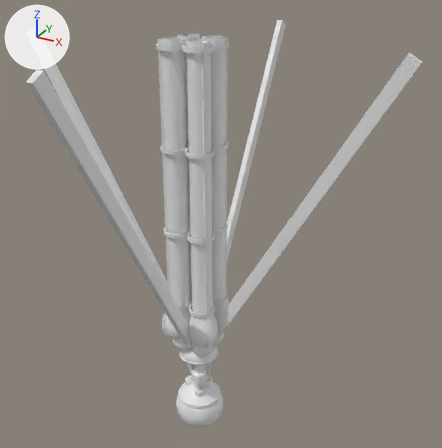
Two versions of the FBX model Assets/FBX/BallforGate.fbx, one commit apart.
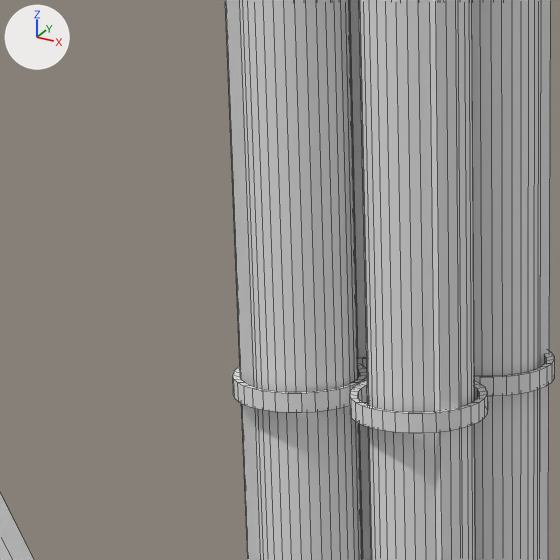
The first picture shows the older version from a 50 mm lens placed at (10.83, -17.82, 18.46), pointed at (0.56, 0.86, 9.12). The close-ups show both versions on the part from 25% to 52% of the width and 15% to 41% of the height of that picture; other places that the commit changed are outside them. The lights are fixed; the arrows at upper left show +X, +Y and +Z. The close-ups show mesh edges as thin lines. Where no turn or scale is listed for an object, it has been applied to the vertices.
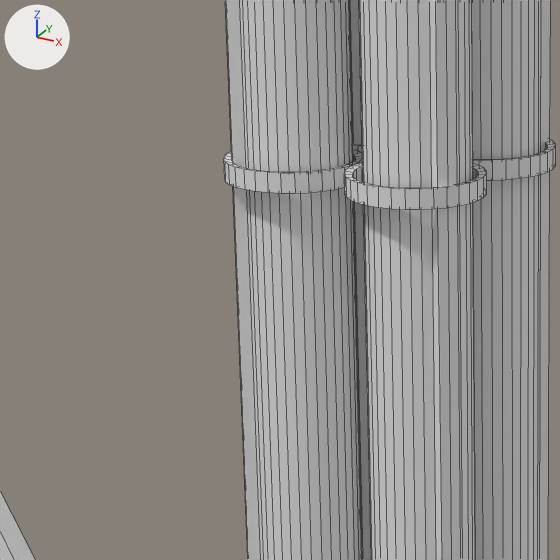
Where the change shows, as pixel boxes (x1, y1, x2, y2) in the close-ups (560 x 560 px):
'Circle.002', moved: before (232, 351, 554, 433); after (223, 140, 555, 209)
'Cube.000', turned: before (0, 494, 34, 560); after (0, 492, 35, 560)

The change, as a list of edits to the scene's bpy script:
```text
Change me_circle_005:
    where me_circle_005.from_pydata(...)  # 512 vertices, 512 faces; spans x -1.0..1.0, y -1.05..0.96, z 12.23..12.38
    used by ob_circle_002; location = (0.0, 0.0, 0.0)
    me_circle_005 part 1: the whole mesh is moved by (0.0, 0.0, -6.17)
Change ob_cube_000:
    ob_cube_000.rotation_euler: (-1.047, 0.0, -1.571) -> (-1.047, 0.0, 1.571)  # degrees (-60, 0, -90) -> degrees (-60, 0, 90)
Change ob_circle_002:
    ob_circle_002.location: (0.0, 0.0, 0.0) -> (0.0, 0.0, 7.759)
```
